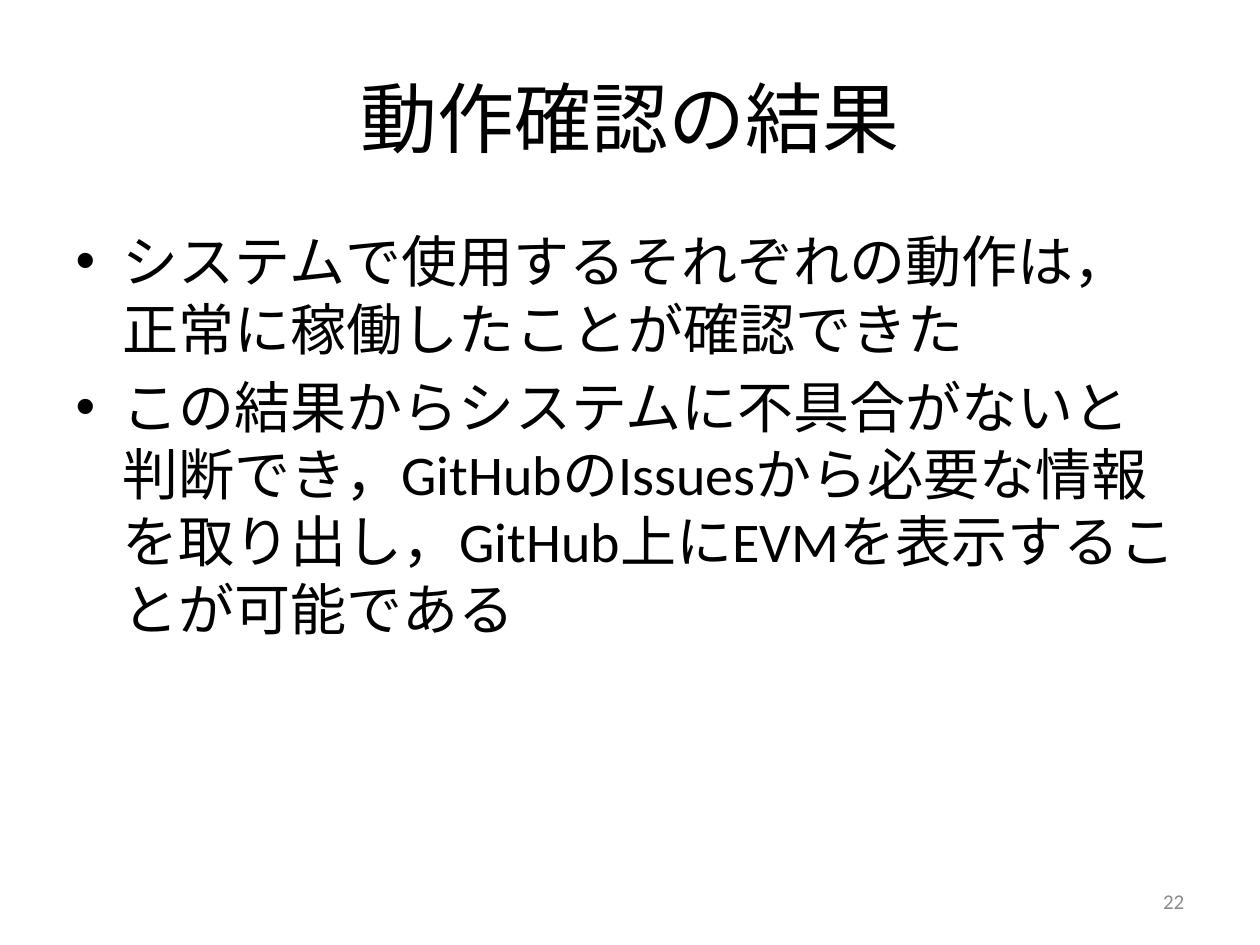
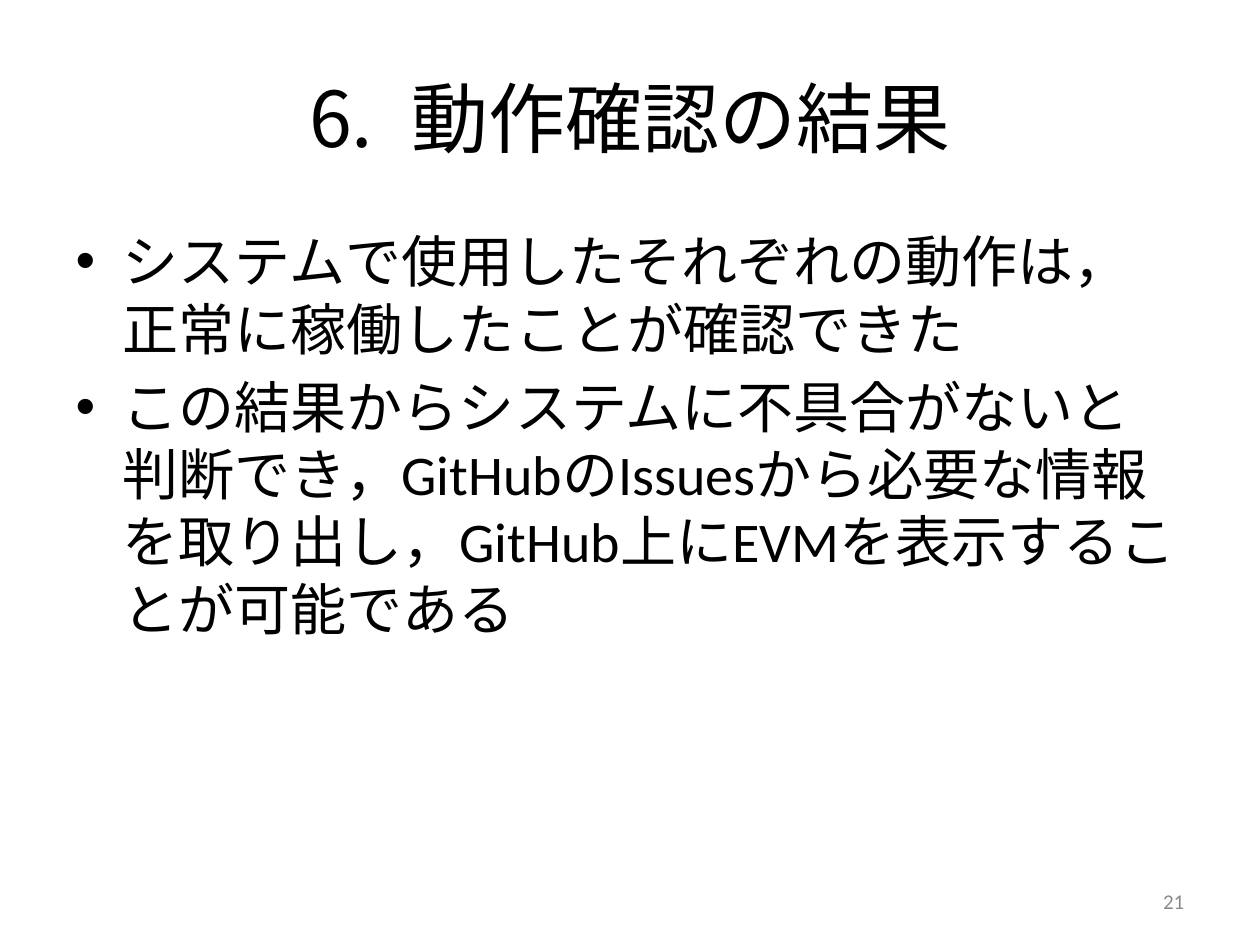
Before and after one commit to keimatsui/kadai, a slide deck: slide 21 of 卒業論文/2012/工藤亮/卒論発表（工藤）.pptx (slide 22 before the commit). Drawn at 1260x945 pixels with LibreOffice and Linux fonts; fonts in the diff are those of the drawing. Boxes give left, top, right and bottom in pixels: in the first picture for what was removed or moved away, otherwise in the second. Text is boxed around its words. In the diff, an @@ line names an element or a change of style, - is before the commit and + after.

```diff
--- a/卒業論文/2012/工藤亮/卒論発表（工藤）.pptx
+++ b/卒業論文/2012/工藤亮/卒論発表（工藤）.pptx
@@ title "動作確認の結果" at box(411, 82, 950, 154): bullet none to 1. @@
@@ text at box(123, 235, 1130, 355): text changed @@
-• システムで使用するそれぞれの動作は，正常に稼働したことが確認できた
+• システムで使用したそれぞれの動作は，正常に稼働したことが確認できた
@@ page number at box(1163, 895, 1184, 909): text changed @@
-22
+21
```
Also in this commit, not shown: 8 other slides changed, 1 slide removed, 1 other file.
